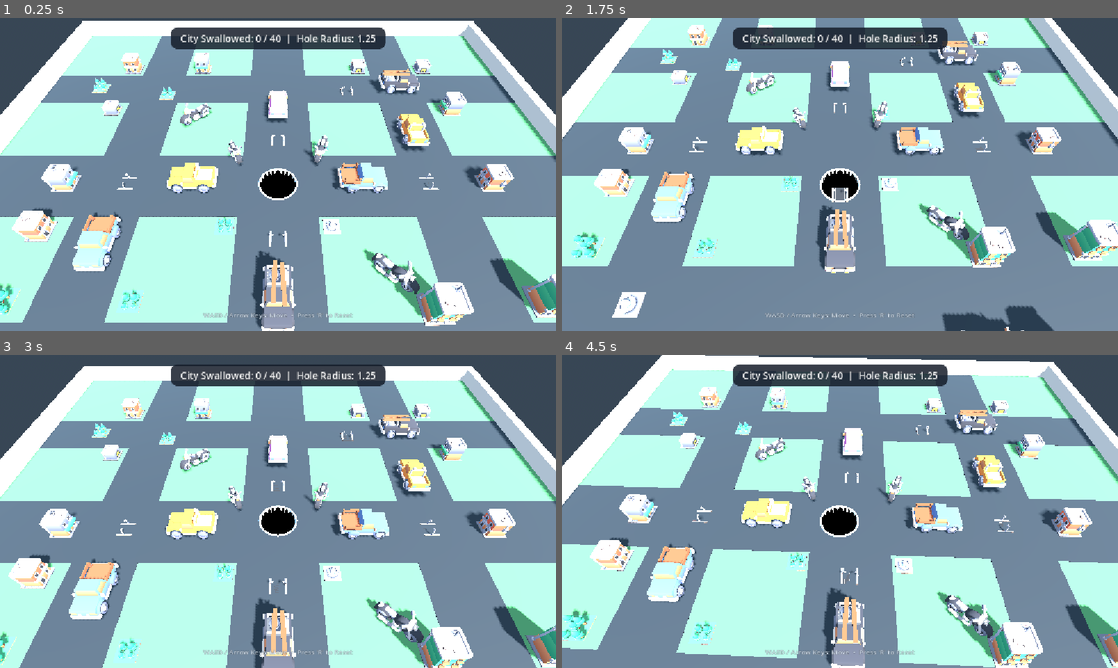
Above: before the commit, frames 1-4 (two rows, left to right).
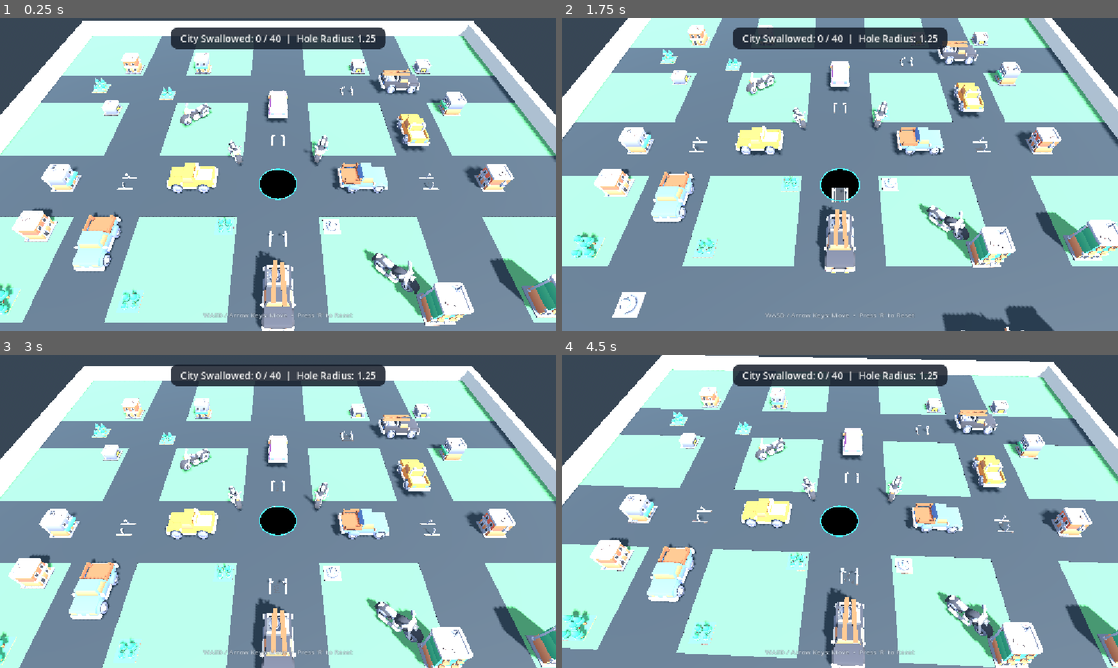
Above: after the commit, the same moments.

Repository: FI363/hole.io
Game: Godot game, scene res://scenes/main.tscn
Two runs of this game, one before a commit and one after it. Both use one fixed random seed, a clock stepped at 60 frames per second and the inputs below.
Inputs:
- Up to frame 1 (0.25 s): no input
- Up to frame 2 (1.75 s): tap R at 0.5, 0.6, 1.25, 1.35 s; hold Right (ui_right) 0.53-1.28 s; hold Down (ui_down) from 1.28 s (still down)
- Up to frame 3 (3 s): tap R at 2, 2.1, 2.75, 2.85 s; release Down (ui_down) at 2.03 s; hold Right (ui_right) 2.03-2.78 s; hold Up (ui_up) from 2.78 s (still down)
- Up to frame 4 (4.5 s): tap R at 3.5, 3.6, 4.25, 4.35 s; release Up (ui_up) at 3.53 s; hold Left (ui_left) from 3.53 s (still down)

The runs differ from the first frame. In frame 1, 0.2% of the frame differs, in the area x 41-60%, y 38-59%; in frame 2, 0.2%; in frame 3, 0.3%, in the area x 46-84%, y 24-100%; in frame 4, 0.2%.

Commit message:
Fix rim visual flashing and eliminate z-fighting teeth artifacts

Diff:
--- a/scenes/main.tscn
+++ b/scenes/main.tscn
@@ -34,6 +34,10 @@
 albedo_color = Color(0.88, 0.90, 0.92, 1)
 metallic = 0.1
 roughness = 0.4
+
+[sub_resource type="StandardMaterial3D" id="StandardMaterial3D_hole_interior"]
+shading_mode = 0
+albedo_color = Color(0.012, 0.015, 0.02, 1)
 
 [sub_resource type="BoxMesh" id="BoxMesh_wall_ns"]
 material = SubResource("StandardMaterial3D_curb")
@@ -134,7 +138,8 @@
 operation = 2
 radius = 1.25
 height = 8.0
-sides = 24
+sides = 48
+material = SubResource("StandardMaterial3D_hole_interior")
 
 [node name="WallNorth" type="StaticBody3D" parent="Arena" unique_id=1566284261]
 transform = Transform3D(1, 0, 0, 0, 1, 0, 0, 0, 1, 0, 0.6, -20.4)
--- a/scenes/player_hole.tscn
+++ b/scenes/player_hole.tscn
@@ -13,23 +13,23 @@
 top_radius = 1.25
 bottom_radius = 1.15
 height = 6.0
-radial_segments = 32
+radial_segments = 48
 cap_top = false
 cap_bottom = true
 
 [sub_resource type="StandardMaterial3D" id="StandardMaterial3D_rim"]
-albedo_color = Color(0.9, 0.96, 1, 1)
-metallic = 0.6
-roughness = 0.2
+albedo_color = Color(0.18, 0.72, 0.95, 1)
+metallic = 0.3
+roughness = 0.3
 emission_enabled = true
-emission = Color(0.18, 0.55, 0.85, 1)
-emission_energy_multiplier = 0.8
+emission = Color(0.12, 0.58, 0.88, 1)
+emission_energy_multiplier = 0.4
 
 [sub_resource type="TorusMesh" id="TorusMesh_rim"]
 material = SubResource("StandardMaterial3D_rim")
-inner_radius = 1.18
-outer_radius = 1.32
-rings = 36
+inner_radius = 1.21
+outer_radius = 1.29
+rings = 48
 ring_segments = 16
 
 [sub_resource type="CylinderShape3D" id="CylinderShape3D_wake"]
@@ -50,7 +50,7 @@
 mesh = SubResource("CylinderMesh_pit")
 
 [node name="RimMesh" type="MeshInstance3D" parent="Visuals"]
-transform = Transform3D(1, 0, 0, 0, 1, 0, 0, 0, 1, 0, 0.02, 0)
+transform = Transform3D(1, 0, 0, 0, 1, 0, 0, 0, 1, 0, 0.045, 0)
 mesh = SubResource("TorusMesh_rim")
 
 [node name="WakeArea" type="Area3D" parent="."]
--- a/scripts/player_hole.gd
+++ b/scripts/player_hole.gd
@@ -22,7 +22,6 @@
 var swallowed_count: int = 0
 var current_velocity: Vector3 = Vector3.ZERO
 var target_radius: float = 1.25
-var _gulp_multiplier: float = 1.0
 
 var _hole_cutout: CSGCylinder3D = null
 
@@ -92,7 +91,7 @@
 			rb.sleeping = false
 
 func _sync_visuals_and_areas() -> void:
-	var scale_factor: float = (hole_radius / 1.25) * _gulp_multiplier
+	var scale_factor: float = hole_radius / 1.25
 
 	if visuals:
 		visuals.scale = Vector3(scale_factor, 1.0, scale_factor)
@@ -116,7 +115,7 @@
 		swallowed_count += 1
 		col.collect()
 		grow_hole(growth_per_item)
-		_trigger_gulp_animation()
+		_trigger_swallow_feedback()
 		item_swallowed.emit(col, swallowed_count)
 
 func _get_input_vector() -> Vector3:
@@ -134,7 +133,11 @@
 		dir = dir.normalized()
 	return dir
 
-func _trigger_gulp_animation() -> void:
-	_gulp_multiplier = 1.12
-	var tween := create_tween()
-	tween.tween_property(self, "_gulp_multiplier", 1.0, 0.16).set_trans(Tween.TRANS_QUAD).set_ease(Tween.EASE_OUT)
+func _trigger_swallow_feedback() -> void:
+	# Subtle vertical dip on the rim without any horizontal scaling or flashing
+	var rim := get_node_or_null("Visuals/RimMesh") as Node3D
+	if rim:
+		var orig_y := 0.045
+		var tween := create_tween()
+		tween.tween_property(rim, "position:y", orig_y - 0.015, 0.08).set_trans(Tween.TRANS_QUAD).set_ease(Tween.EASE_OUT)
+		tween.tween_property(rim, "position:y", orig_y, 0.12).set_trans(Tween.TRANS_QUAD).set_ease(Tween.EASE_IN)
